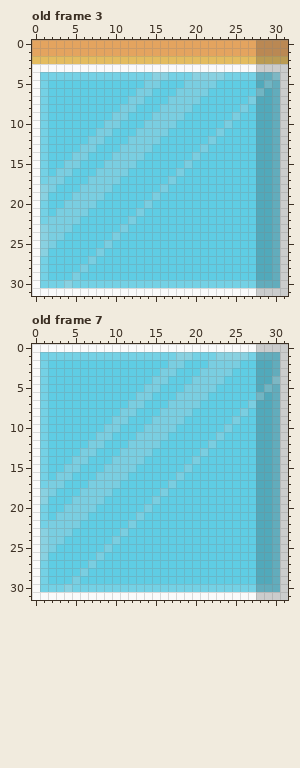
Edited in one commit: pixel-art file (Assets/Graphismes/cubes/serre/Serre_sheet.aseprite). The picture above was drawn from the file before the commit.
32x32 pixels, 9 frames. Colours within 5 levels of each other are drawn and written as one. Shown: old frame 3, old frame 7.
The result:
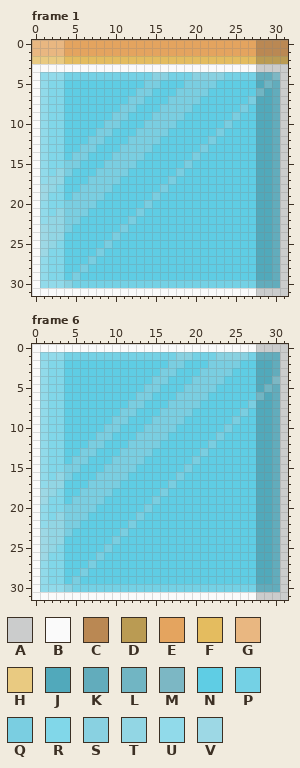
Palette (. is transparent): A #cbcccc  B #fafafa  C #ba8853  D #ba9b53  E #e4a45f  F #e4bc5f  G #e9b781  H #e9ca81  J #51a9bb  K #62acbc  L #71b5c3  M #7cb7c4  N #5fcde4  P #74d1e5  Q #7acee1  R #81d7e9  S #89d1e1  T #92d6e4  U #91daea  V #9dd8e5
A new or re-ordered frame is compared with the old frame closest to it.
The edit:
frames 9 -> 11
Changed rows in their new state; - is an unchanged pixel.
Frame 1 is new; against old frame 3:
first column x 0:
 0 GGGG
 1 GGGG
 2 HHHH
 4 -UUU
 5 -URR
 6 -URR
 7 -URR
 8 -URR
 9 -URR
10 -URR
11 -URR
12 -URR
13 -URR
14 -URR
15 -URR
16 -URT
17 -UTT
18 -VTR
19 -VRR
20 -URR
21 -URT
22 -UTT
23 -VTT
24 -VTT
25 -VTR
26 -VRR
27 -URR
28 -URR
29 -URR
30 -UUU
Frame 6 is new; against old frame 7:
first column x 1:
 1 UUU
 2 URR
 3 URR
 4 URR
 5 URR
 6 URR
 7 URR
 8 URR
 9 URR
10 URR
11 URR
12 URR
13 URR
14 URR
15 URR
16 URT
17 UTT
18 VTR
19 VRR
20 URR
21 URT
22 UTT
23 VTT
24 VTT
25 VTR
26 VRR
27 URR
28 URR
29 URR
30 UUU
Pixel boxes of the changes (left, top, right, bottom) in both pictures:
changed: (32, 40, 64, 288)
changed: (40, 352, 64, 592)
